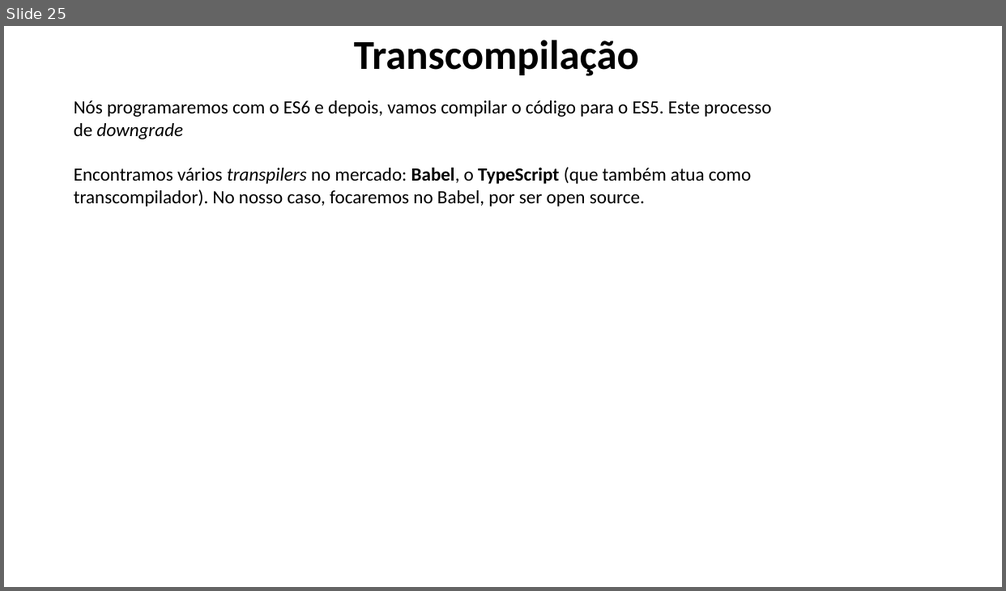
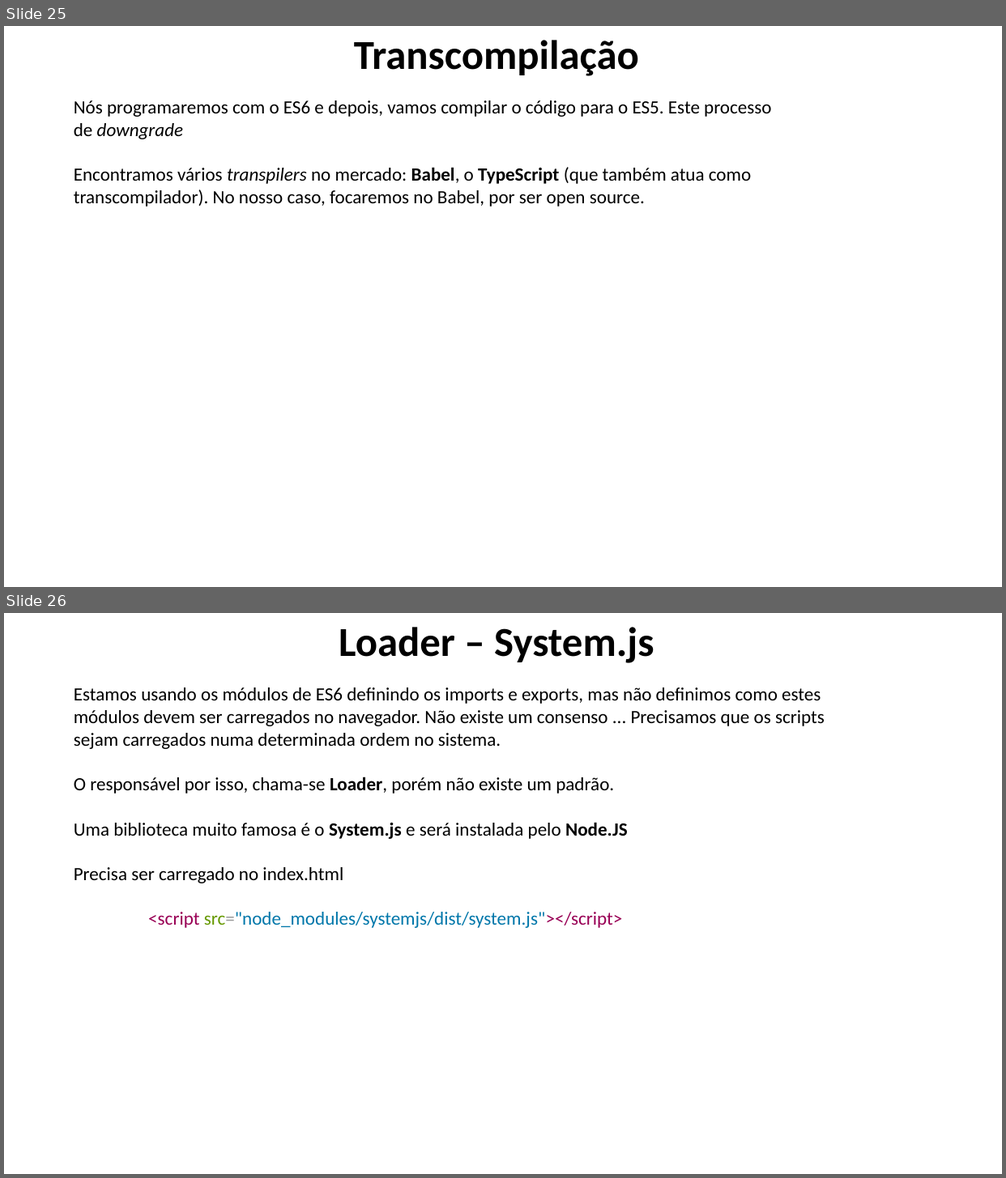
Before and after one commit to lacsousa/js-es6-oo-pp-avanc1, a slide deck: docs/JS Avançado 1-2-3-resumo.pptx. Shown one above the other, each under a label of ours: slide 25 before the commit, slides 25 and 26 after it. The pictures are 1006x591 and 1006x1178 pixels, drawn with LibreOffice and Linux fonts; fonts in the diff are those of the drawing. Boxes give left, top, right and bottom in pixels: in the first picture for what was removed or moved away, otherwise in the second. Text is boxed around its words. In the diff, an @@ line names an element or a change of style, - is before the commit and + after.

Commit message:
Adicionando a estrutra de módulos do ES6 e configurando um Loader (System.js)

```diff
--- a/docs/JS Avançado 1-2-3-resumo.pptx
+++ b/docs/JS Avançado 1-2-3-resumo.pptx
@@ slide 26 added at box(4, 613, 1002, 1174), background #FFFFFF @@
@@ title added at box(339, 627, 654, 663), 39.6 pt, text #000000, bold @@
+Loader – System.js
@@ text added at box(74, 688, 825, 928), 18 pt, text #000000 @@
+Estamos usando os módulos de ES6 definindo os imports e exports, mas não definimos como estes módulos devem ser carregados no navegador. Não existe um consenso ... Precisamos que os scripts sejam carregados numa determinada ordem no sistema.
+O responsável por isso, chama-se Loader, porém não existe um padrão.
+Uma biblioteca muito famosa é o System.js e será instalada pelo Node.JS
+Precisa ser carregado no index.html
+<script src="node_modules/systemjs/dist/system.js"></script>
```
Also in this commit, not shown: 47 other files.
